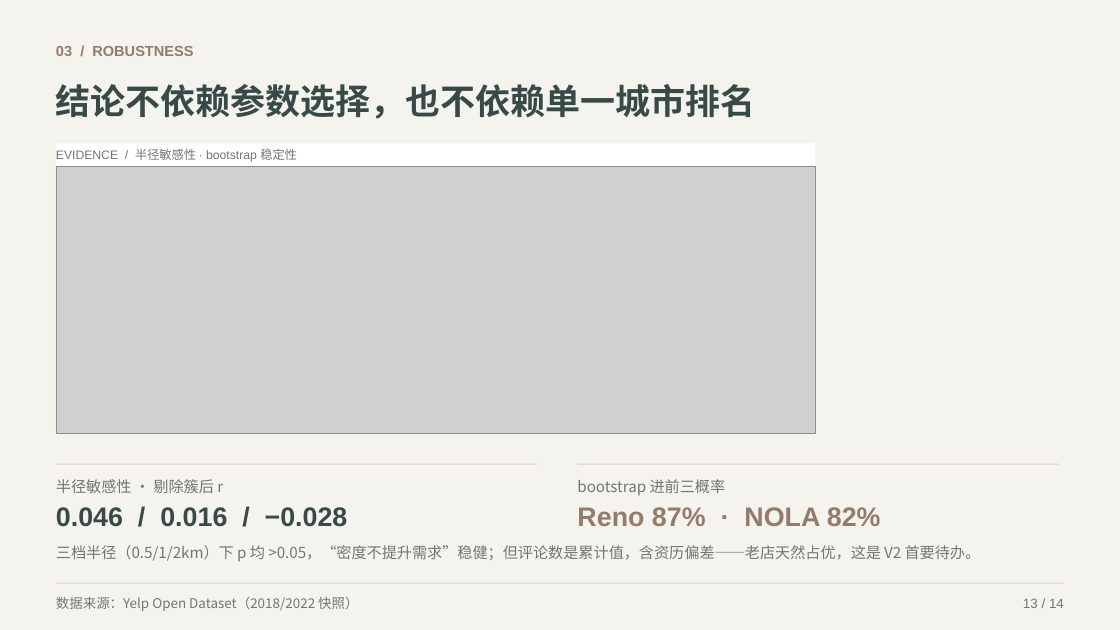
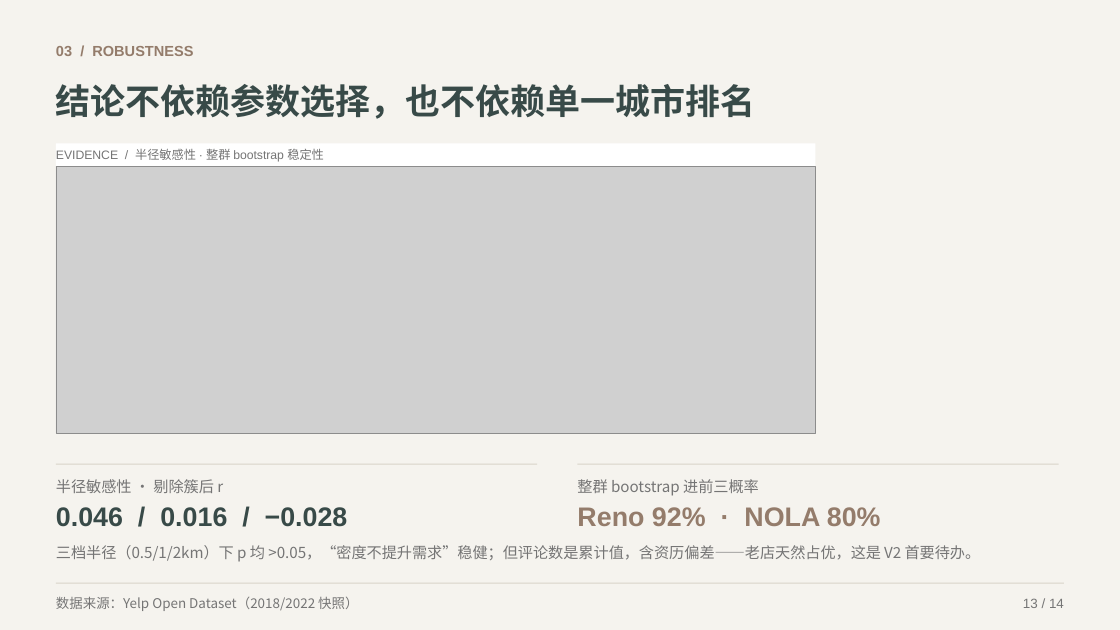
Before and after one commit to LetitbePJ/tea-market-analysis, a slide deck: slide 13 of 作品集PPT/茶饮门店竞争格局与选址分析.pptx. Drawn at 1120x630 pixels with LibreOffice and Linux fonts; fonts in the diff are those of the drawing; grey boxes stand for pictures; background and template pictures are left out. Boxes give left, top, right and bottom in pixels: in the first picture for what was removed or moved away, otherwise in the second. Text is boxed around its words. In the diff, an @@ line names an element or a change of style, - is before the commit and + after.

```diff
--- a/作品集PPT/茶饮门店竞争格局与选址分析.pptx
+++ b/作品集PPT/茶饮门店竞争格局与选址分析.pptx
@@ text at bbox=[56, 149, 324, 162]: text changed @@
-EVIDENCE / 半径敏感性 · bootstrap 稳定性
+EVIDENCE / 半径敏感性 · 整群 bootstrap 稳定性
@@ text at bbox=[577, 479, 759, 496]: text changed @@
-bootstrap 进前三概率
+整群 bootstrap 进前三概率
@@ text at bbox=[577, 507, 881, 526]: text changed @@
-Reno 87% · NOLA 82%
+Reno 92% · NOLA 80%
```
Also in this commit, not shown: 1 other slide changed, 5 other files.
